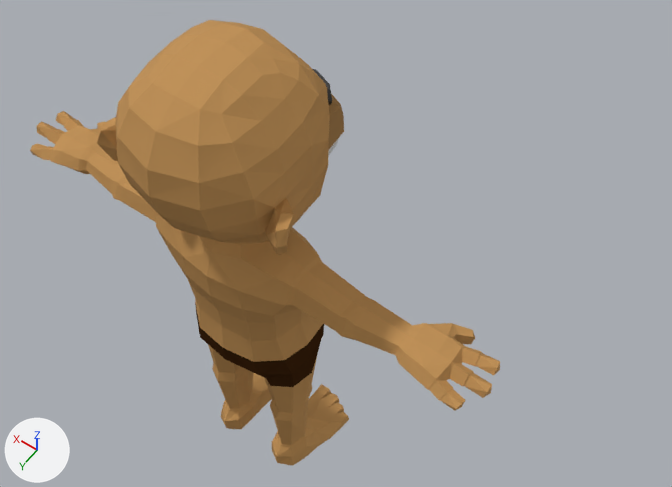
A saved change to the Blender file AnimatorLogic/Models/SpaCharacters/SpaMan.blend.
One viewpoint serves both versions: a 50 mm camera at (-0.812, 0.832, 2.277) aimed at (-0.048, -0.238, 0.596). The axes (+X, +Y, +Z) are drawn at lower left. The lights are the same throughout. The picture after the commit comes second.

The first picture shows 'SpaMan_HeadArtmature_v3', 'SpaMan_v0'.
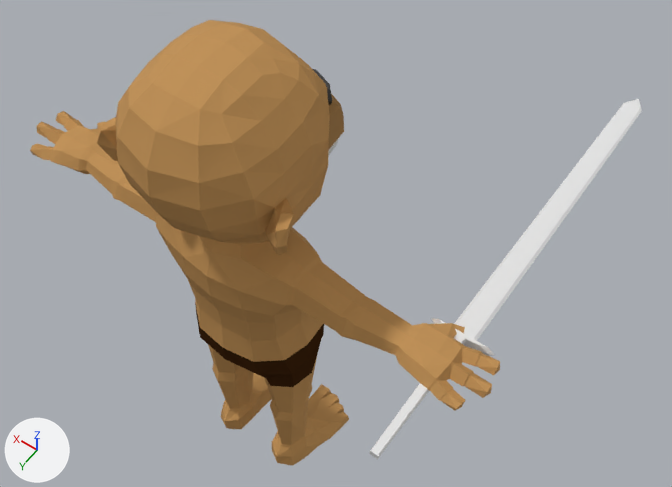
Commit message: - spaman added sword

What differs and where, as boxes [x1, y1, x2, y2] in the pictures (672 x 487 px):
'2HSword', shown: after [369, 99, 642, 459]

The change in detail:
Object '2HSword' (ob_2hsword) is now shown.
Object '2HSword' (ob_2hsword) moves from (0.0, 0.0, 0.0) to (-0.463, -0.01, 0.814).
Object '2HSword' (ob_2hsword) turns from (0, 0, 0) to (90, 0, 0) degrees about x, y and z.
